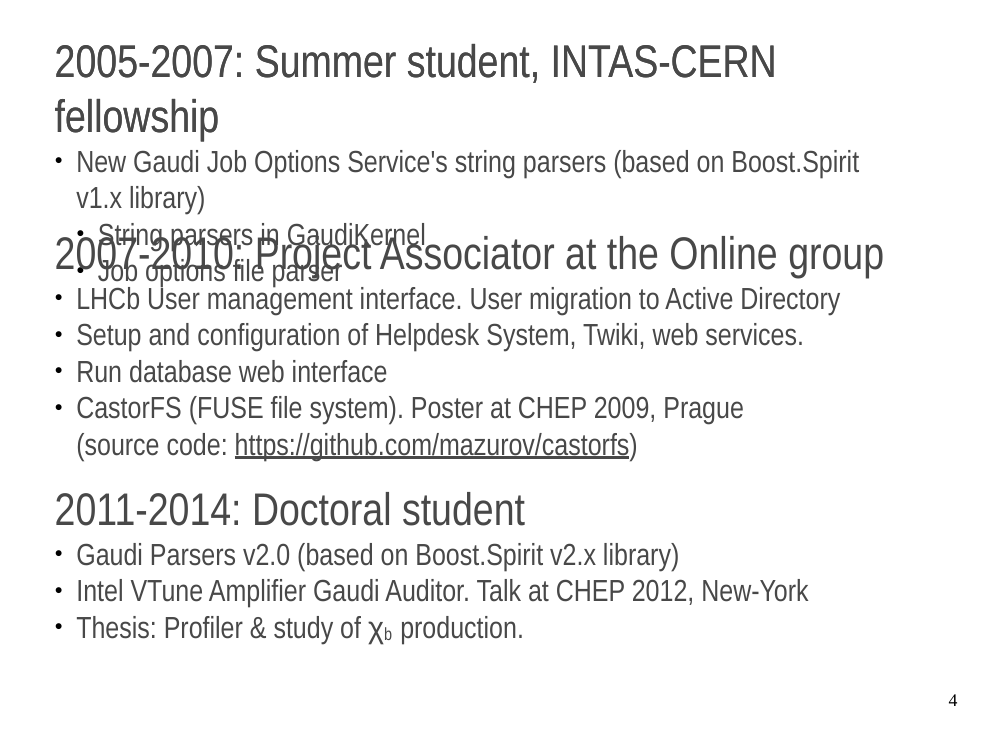
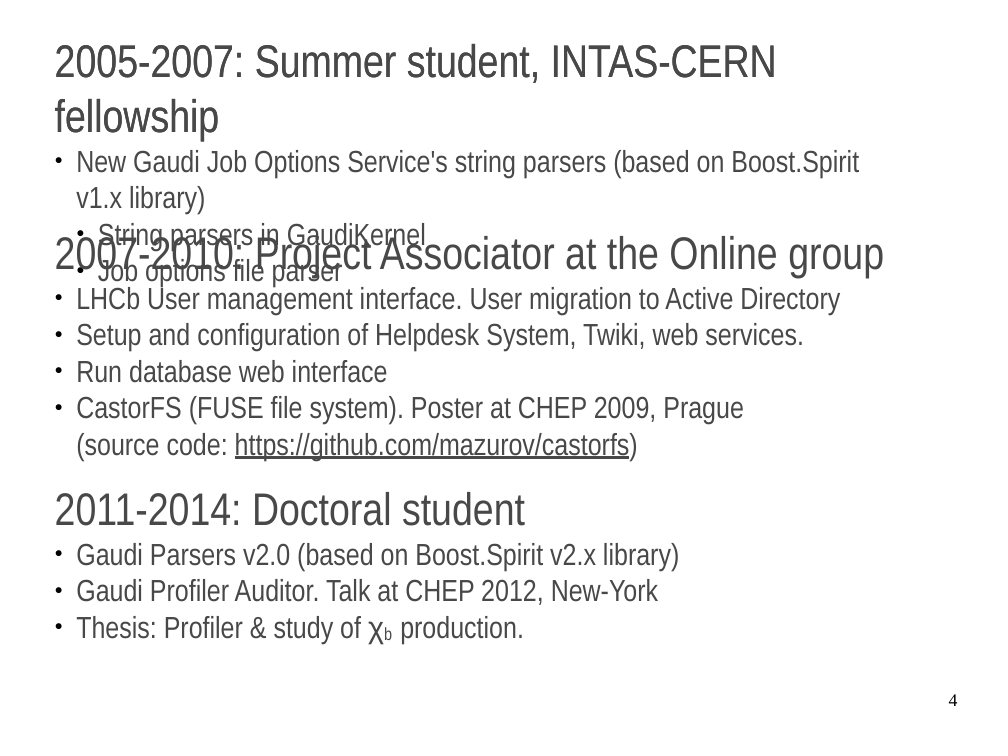
Before and after one commit to mazurov/about, a slide deck: slide 4 of about.odp. Drawn at 1008x756 pixels with LibreOffice and Linux fonts; fonts in the diff are those of the drawing. Boxes give left, top, right and bottom in pixels: in the first picture for what was removed or moved away, otherwise in the second. Text is boxed around its words. In the diff, an @@ line names an element or a change of style, - is before the commit and + after.

```diff
--- a/about.odp
+++ b/about.odp
@@ text at (x1=76, y1=579, x2=658, y2=605): text changed @@
-● Intel VTune Amplifier Gaudi Auditor. Talk at CHEP 2012, New-York
+● Gaudi Profiler Auditor. Talk at CHEP 2012, New-York
```
Also in this commit, not shown: 2 other slides changed, 1 other file.
